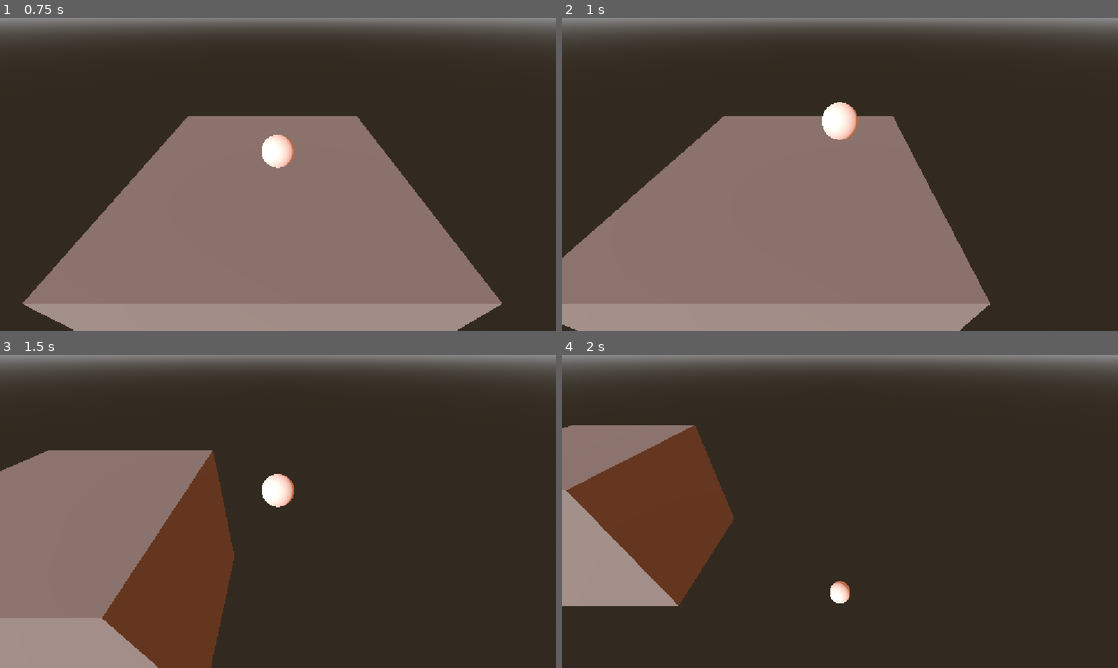
Above: before the commit, frames 1-4 (two rows, left to right).
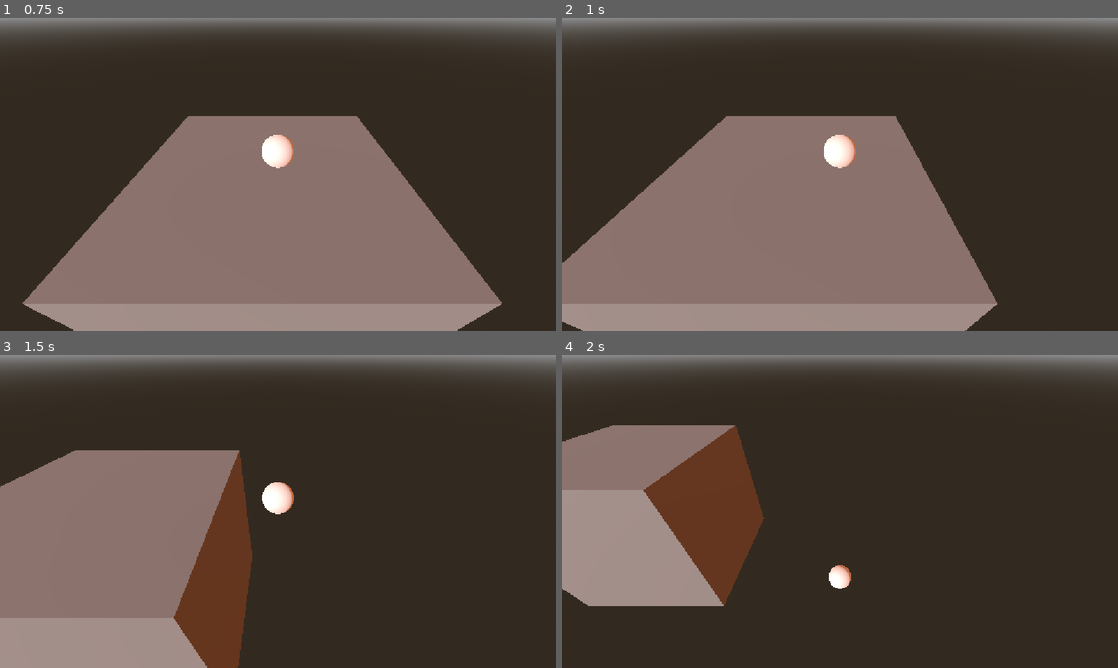
Above: after the commit, the same moments.

Repository: DestroyerMob/rolypoly
Game: Godot game, scene res://scenes/test_scene.tscn
Same seed, same stepped clock (60 frames per second), same inputs: the game is played once before the commit and once after it.
Inputs:
- Up to frame 1 (0.75 s): hold D (right) from 0.53 s (still down)
- Up to frame 2 (1 s): keep holding D (right); tap Space (jump) at 0.77 s
- Up to frame 3 (1.5 s): release D (right) at 1.28 s; hold S (backward) from 1.28 s (still down)
- Up to frame 4 (2 s): keep holding S (backward); tap Space (jump) at 1.52 s

Frame 1 is identical in both runs. In frame 2, 2.1% of the frame differs, in the area x 0-79%, y 26-100%; in frame 3, 9.8%; in frame 4, 10%, in the area x 0-52%, y 22-81%.

Commit message:
Got a basic tile script that applies a material and physics material to a

Diff:
--- /dev/null
+++ b/data/StandardSurface.tres
@@ -0,0 +1,11 @@
+[gd_resource type="Resource" script_class="TileSurface" format=3 uid="uid://cwpf5s3yvr55o"]
+
+[ext_resource type="Script" uid="uid://beewu1supsflm" path="res://scripts/TileSurface.gd" id="1_7rhw5"]
+[ext_resource type="Material" uid="uid://cpddhup0sflfy" path="res://materials/StandardTile.tres" id="1_b7chd"]
+[ext_resource type="PhysicsMaterial" uid="uid://ctjaakpok6sre" path="res://materials/physics/StandardPhysics.tres" id="2_w8ddb"]
+
+[resource]
+script = ExtResource("1_7rhw5")
+appearance = ExtResource("1_b7chd")
+physics = ExtResource("2_w8ddb")
+metadata/_custom_type_script = "uid://beewu1supsflm"
--- a/materials/MetalBall.tres
+++ b/materials/MetalBall.tres
@@ -3,4 +3,5 @@
 [resource]
 metallic = 1.0
 roughness = 0.0
+emission_enabled = true
 emission = Color(1, 1, 1, 1)
--- /dev/null
+++ b/materials/StandardTile.tres
@@ -0,0 +1,4 @@
+[gd_resource type="StandardMaterial3D" format=3 uid="uid://cpddhup0sflfy"]
+
+[resource]
+albedo_color = Color(0.61339027, 0.61339027, 0.61339027, 1)
--- /dev/null
+++ b/materials/physics/StandardPhysics.tres
@@ -0,0 +1,3 @@
+[gd_resource type="PhysicsMaterial" format=3 uid="uid://ctjaakpok6sre"]
+
+[resource]
--- /dev/null
+++ b/packed_scenes/cube_tile.tscn
@@ -0,0 +1,17 @@
+[gd_scene format=3 uid="uid://cqio8226fip5l"]
+
+[ext_resource type="Script" uid="uid://dkttbxl8pptl5" path="res://scripts/TileShape.gd" id="1_yeemx"]
+
+[sub_resource type="BoxShape3D" id="BoxShape3D_vtqdj"]
+
+[sub_resource type="BoxMesh" id="BoxMesh_b77r1"]
+
+[node name="Tile" type="StaticBody3D" unique_id=236246291]
+script = ExtResource("1_yeemx")
+
+[node name="CollisionShape3D" type="CollisionShape3D" parent="." unique_id=447298596]
+transform = Transform3D(8, 0, 0, 0, 8, 0, 0, 0, 8, 0, -4.464458, 0)
+shape = SubResource("BoxShape3D_vtqdj")
+
+[node name="MeshInstance3D" type="MeshInstance3D" parent="CollisionShape3D" unique_id=1291967224]
+mesh = SubResource("BoxMesh_b77r1")
--- /dev/null
+++ b/packed_scenes/default_camera.tscn
@@ -0,0 +1,7 @@
+[gd_scene format=3 uid="uid://doto3ydjf6imw"]
+
+[ext_resource type="Script" uid="uid://djp4yg53u5qk6" path="res://scripts/camera.gd" id="1_po1dm"]
+
+[node name="Camera3D" type="Camera3D" unique_id=280752300]
+transform = Transform3D(1, 0, 0, 0, 0.7867442, 0.6172792, 0, -0.6172792, 0.7867442, 0, 0, 0)
+script = ExtResource("1_po1dm")
--- a/scenes/level_builder.tscn
+++ b/scenes/level_builder.tscn
@@ -1,3 +1,32 @@
 [gd_scene format=3 uid="uid://dohfdsgyakvk0"]
 
+[ext_resource type="PackedScene" uid="uid://doto3ydjf6imw" path="res://packed_scenes/default_camera.tscn" id="1_6artv"]
+[ext_resource type="PackedScene" uid="uid://cqio8226fip5l" path="res://packed_scenes/cube_tile.tscn" id="1_77rll"]
+[ext_resource type="PackedScene" uid="uid://djiilbxcqnx2h" path="res://packed_scenes/player.tscn" id="2_diroj"]
+[ext_resource type="Resource" uid="uid://cwpf5s3yvr55o" path="res://data/StandardSurface.tres" id="2_yyvap"]
+
+[sub_resource type="ProceduralSkyMaterial" id="ProceduralSkyMaterial_diroj"]
+
+[sub_resource type="Sky" id="Sky_nd71p"]
+sky_material = SubResource("ProceduralSkyMaterial_diroj")
+
+[sub_resource type="Environment" id="Environment_kkt7t"]
+background_mode = 2
+background_color = Color(1, 1, 1, 1)
+sky = SubResource("Sky_nd71p")
+ambient_light_source = 2
+ambient_light_color = Color(1, 1, 1, 1)
+ambient_light_energy = 0.5
+
 [node name="LevelBuilder" type="Node3D" unique_id=1059189124]
+
+[node name="Camera3D" parent="." unique_id=280752300 instance=ExtResource("1_6artv")]
+transform = Transform3D(1, 0, 0, 0, 0.7867442, 0.6172792, 0, -0.6172792, 0.7867442, 0, 3.3262951, 5.343068)
+
+[node name="Player" parent="." unique_id=1887833892 instance=ExtResource("2_diroj")]
+
+[node name="Tile" parent="." unique_id=236246291 instance=ExtResource("1_77rll")]
+surface = ExtResource("2_yyvap")
+
+[node name="WorldEnvironment" type="WorldEnvironment" parent="." unique_id=7238165]
+environment = SubResource("Environment_kkt7t")
--- a/scenes/test_scene.tscn
+++ b/scenes/test_scene.tscn
@@ -1,6 +1,6 @@
 [gd_scene format=3 uid="uid://b1xsrmop648n1"]
 
-[ext_resource type="Script" uid="uid://djp4yg53u5qk6" path="res://scripts/camera.gd" id="1_j8ivh"]
+[ext_resource type="PackedScene" uid="uid://doto3ydjf6imw" path="res://packed_scenes/default_camera.tscn" id="1_j8ivh"]
 [ext_resource type="PackedScene" uid="uid://djiilbxcqnx2h" path="res://packed_scenes/player.tscn" id="2_j8ivh"]
 
 [sub_resource type="BoxShape3D" id="BoxShape3D_vtqdj"]
@@ -22,9 +22,8 @@
 
 [node name="Scene" type="Node3D" unique_id=494819204]
 
-[node name="Camera3D" type="Camera3D" parent="." unique_id=213024848]
+[node name="Camera3D" parent="." unique_id=280752300 instance=ExtResource("1_j8ivh")]
 transform = Transform3D(1, 0, 0, 0, 0.7867442, 0.6172792, 0, -0.6172792, 0.7867442, 0, 3.3262951, 5.343068)
-script = ExtResource("1_j8ivh")
 
 [node name="Player" parent="." unique_id=1887833892 instance=ExtResource("2_j8ivh")]
 transform = Transform3D(1, 0, 0, 0, 1, 0, 0, 0, 1, 0, 2.542687, 0)
--- /dev/null
+++ b/scripts/Tile.gd
@@ -0,0 +1,2 @@
+class_name Tile
+extends Resource
--- /dev/null
+++ b/scripts/TileShape.gd
@@ -0,0 +1,11 @@
+class_name TileShape
+extends StaticBody3D
+
+@export var surface: TileSurface
+
+func _ready() -> void:
+	var mesh: MeshInstance3D = $CollisionShape3D/MeshInstance3D
+
+	if surface != null:
+		mesh.material_override = surface.appearance
+		physics_material_override = surface.physics
--- /dev/null
+++ b/scripts/TileSurface.gd
@@ -0,0 +1,5 @@
+class_name TileSurface
+extends Resource
+
+@export var appearance: Material
+@export var physics: PhysicsMaterial
--- a/scripts/player.gd
+++ b/scripts/player.gd
@@ -15,7 +15,7 @@
 		"left", "right", "forward", "backward"
 	)
 
-	on_ground = get_colliding_bodies().has($"../Platform")
+	on_ground = get_colliding_bodies().has($"../Tile")
 
 	if Input.is_action_just_pressed("jump") and on_ground:
 		apply_central_impulse(Vector3.UP * 7.0)
Not shown, added: scripts/Tile.gd.uid
Not shown, added: scripts/TileShape.gd.uid
Not shown, added: scripts/TileSurface.gd.uid
